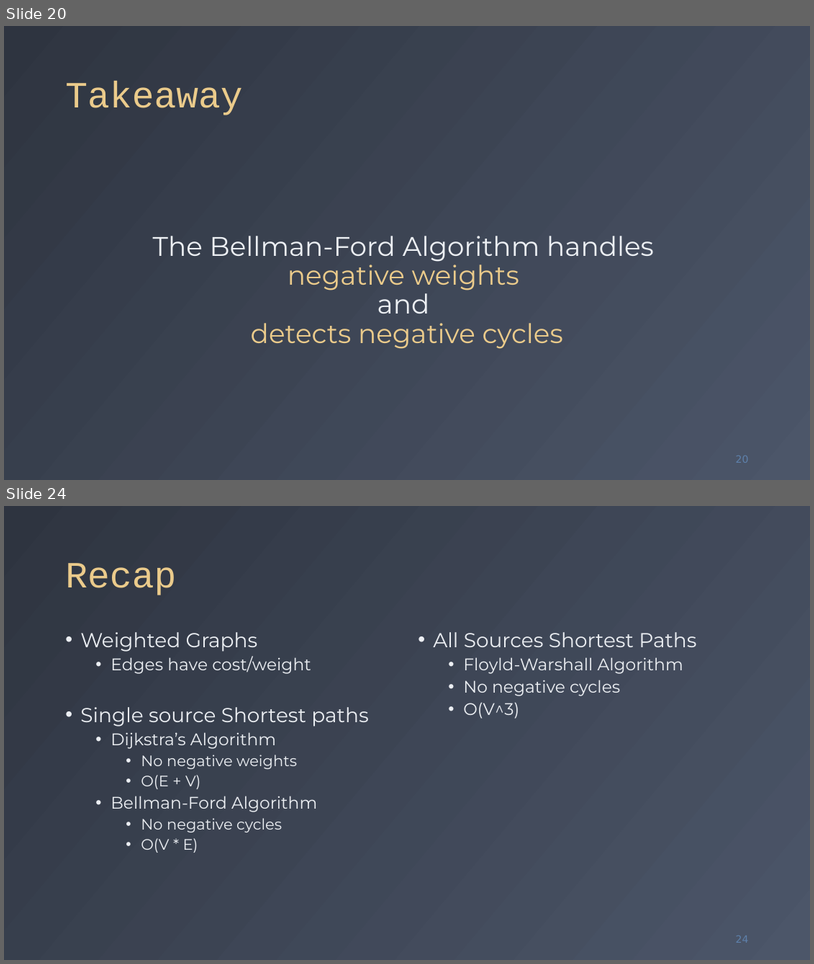
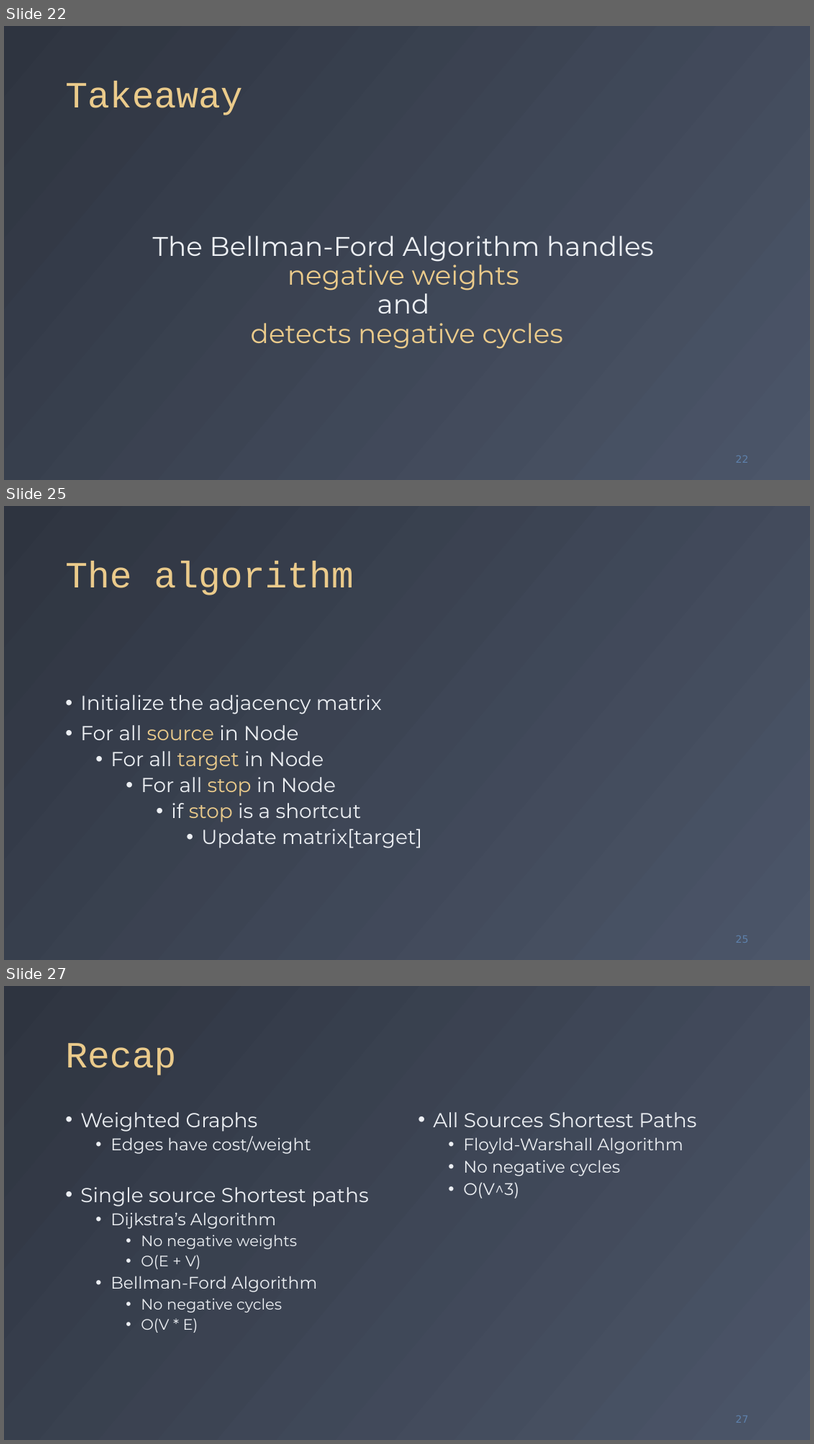
Before and after one commit to fchauvel/ntnu-idata2302-website, a slide deck: source/graphs/shortest_path/_static/shortest_path.pptx. Shown one above the other, each under a label of ours: slides 20 and 24 before the commit, slides 22, 25 and 27 after it; the slides between them are not shown. The pictures are 814x964 and 814x1444 pixels, drawn with LibreOffice and Linux fonts; fonts in the diff are those of the drawing. Boxes give left, top, right and bottom in pixels: in the first picture for what was removed or moved away, otherwise in the second. Text is boxed around its words. In the diff, an @@ line names an element or a change of style, - is before the commit and + after.

Commit message:
content: Hides "flows" algorithms and other improvements
 - Clarify Dijkstra's and update rule
 - Replace code by pseudo-code for Bellman-Ford
 - Replace code by pseudo-code for Floyd-Warshall

```diff
--- a/source/graphs/shortest_path/_static/shortest_path.pptx
+++ b/source/graphs/shortest_path/_static/shortest_path.pptx
@@ slide 25 added at (4,506,810,960), background gradient #2E3440 to #4C5669 @@
@@ title added at (65,561,354,595), 44 pt, text #EBCB8B @@
+The algorithm
@@ text added at (80,695,422,848), 24 pt, text #ECEFF3 @@
+• Initialize the adjacency matrix
+• For all source in Node
+  • For all target in Node
+    • For all stop in Node
+      • if stop is a shortcut
+        • Update matrix[target]
@@ page number added at (736,935,749,942), 12 pt, text #5E81AC @@
+25
@@ what was slide 20 is now slide 22 @@
@@ page number at (736,455,749,462): text changed @@
-20
+22
@@ what was slide 24 is now slide 27 @@
@@ page number at (736,1415,749,1422): text changed @@
-24
+27
```
Also in this commit, not shown: 7 slides changed, 2 other slides added, 2 other files.
